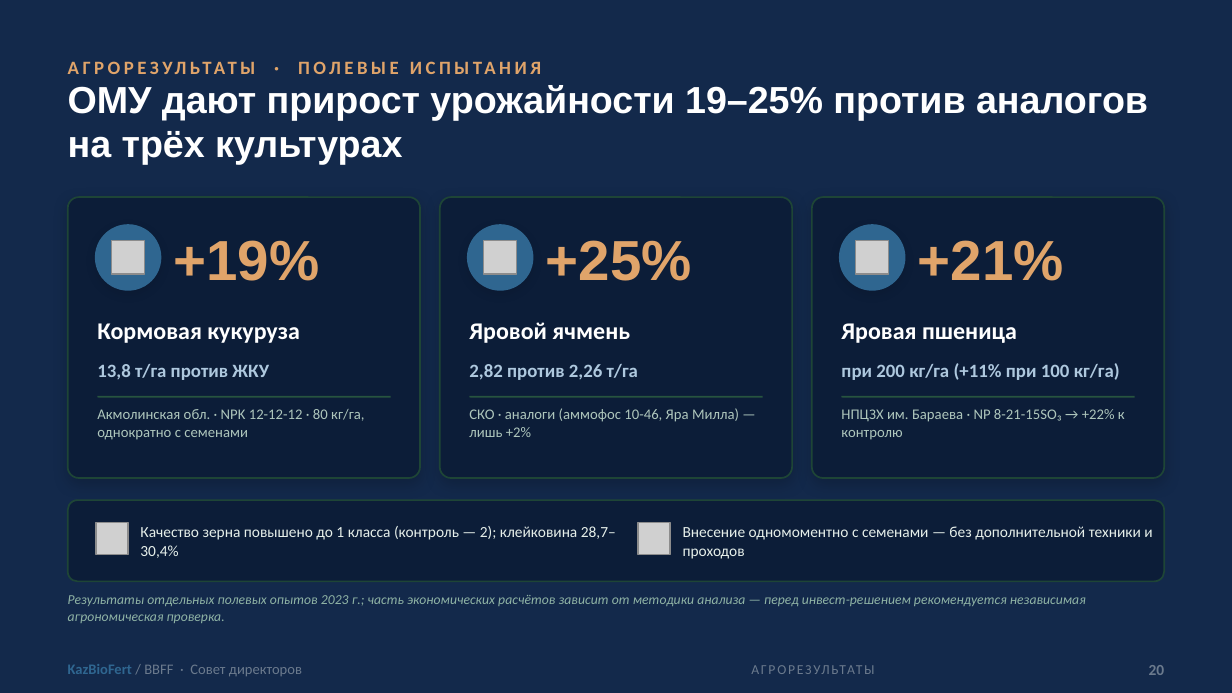
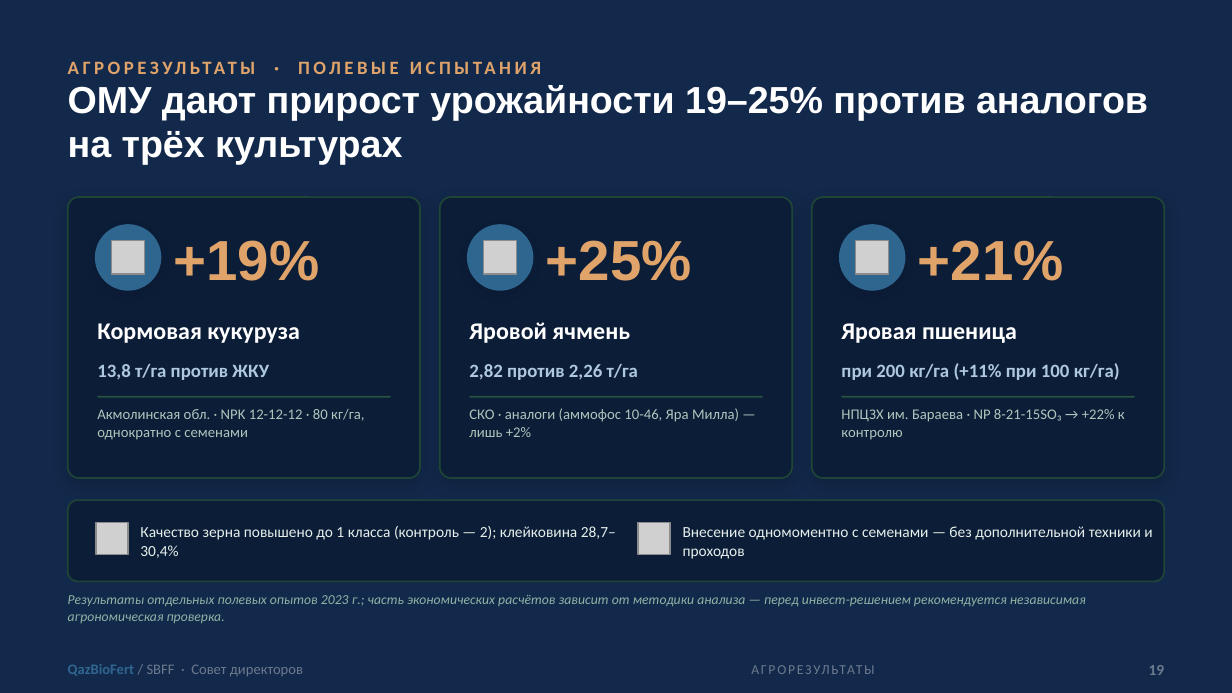
Before and after one commit to aoobakirov/board-presentation, a slide deck: slide 19 of KazBioFert_Board_Presentation_FINAL_20260709.pptx (slide 20 before the commit). Drawn at 1232x693 pixels with LibreOffice and Linux fonts; fonts in the diff are those of the drawing; grey boxes stand for pictures. Boxes give left, top, right and bottom in pixels: in the first picture for what was removed or moved away, otherwise in the second. Text is boxed around its words. In the diff, an @@ line names an element or a change of style, - is before the commit and + after.

```diff
--- a/KazBioFert_Board_Presentation_FINAL_20260709.pptx
+++ b/KazBioFert_Board_Presentation_FINAL_20260709.pptx
@@ text at [68,664,303,676]: text changed @@
-KazBioFert / BBFF · Совет директоров
+QazBioFert / SBFF · Совет директоров
@@ text at [1149,665,1165,675]: text changed @@
-20
+19
```
Also in this commit, not shown: 24 other slides changed, 1 slide added, 2 slides removed, 3 other files.
